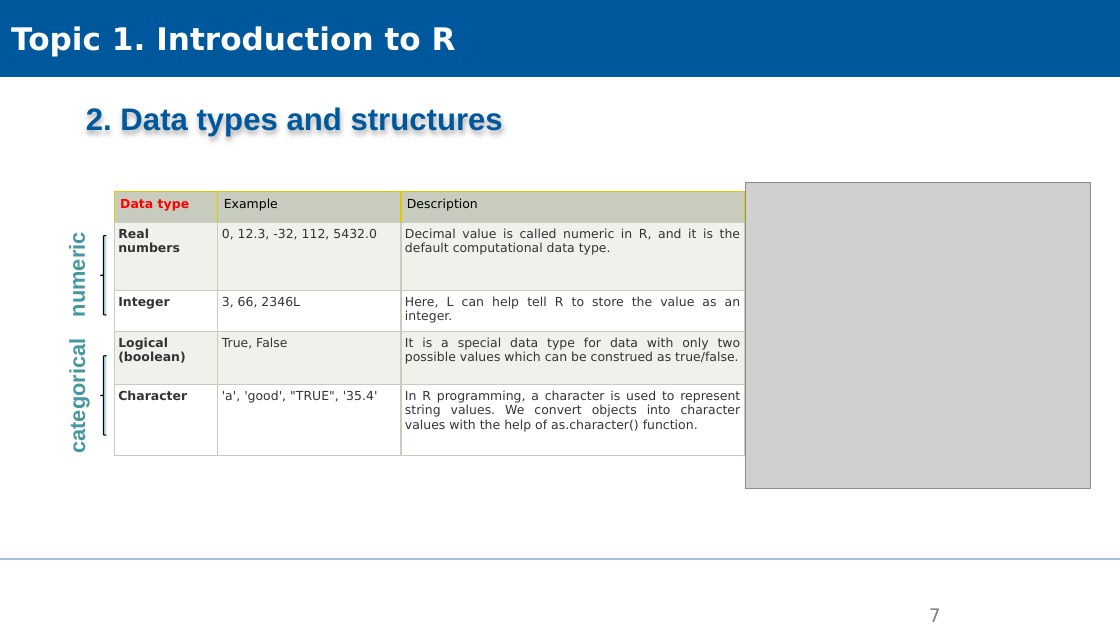
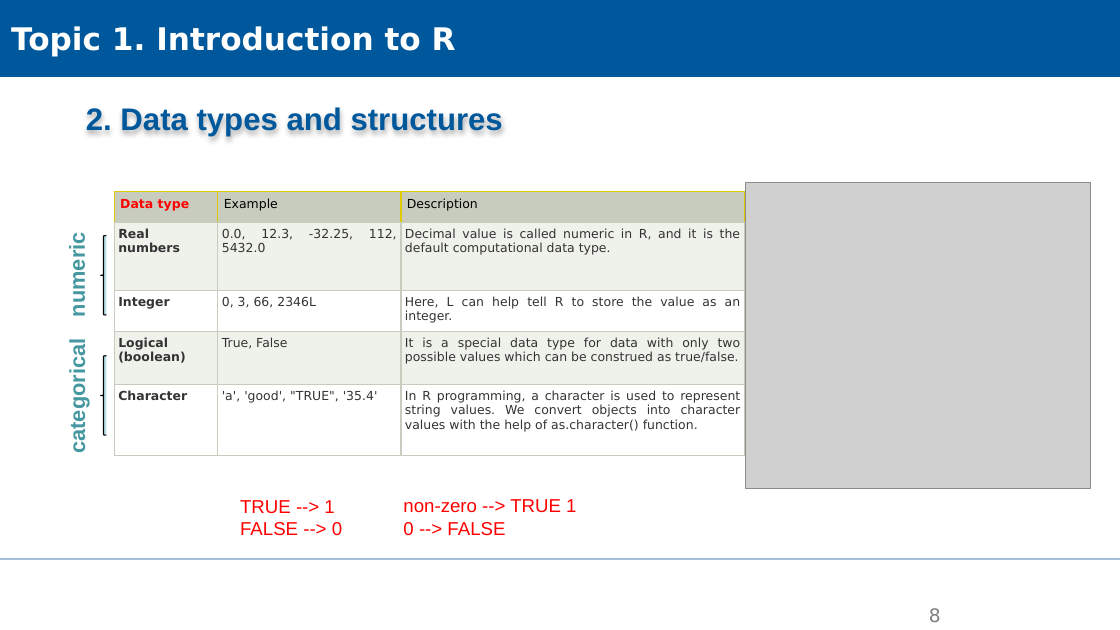
Before and after one commit to XiaoxiangGuanGFZ/FloodRiskSeminar, a slide deck: slide 8 of slides/FRS_exercise_R.pptx (slide 7 before the commit). Drawn at 1120x630 pixels with LibreOffice and Linux fonts; fonts in the diff are those of the drawing; grey boxes stand for pictures; background and template pictures are left out. Boxes give left, top, right and bottom in pixels: in the first picture for what was removed or moved away, otherwise in the second. Text is boxed around its words. In the diff, an @@ line names an element or a change of style, - is before the commit and + after.

```diff
--- a/slides/FRS_exercise_R.pptx
+++ b/slides/FRS_exercise_R.pptx
@@ table at [114,192,744,456] @@
-row 2, column 2: 0, 12.3, -32, 112, 5432.0
+row 2, column 2: 0.0, 12.3, -32.25, 112, 5432.0
-row 3, column 2: 3, 66, 2346L
+row 3, column 2: 0, 3, 66, 2346L
@@ text added at [240,500,342,536], 12 pt, text #FF0000 @@
+TRUE --> 1
+FALSE --> 0
@@ text added at [403,499,576,536], 12 pt, text #FF0000 @@
+non-zero --> TRUE 1
+0 --> FALSE
@@ page number at [929,608,941,622]: text changed @@
-7
+8
```
Also in this commit, not shown: 5 other slides changed, 1 slide added.
